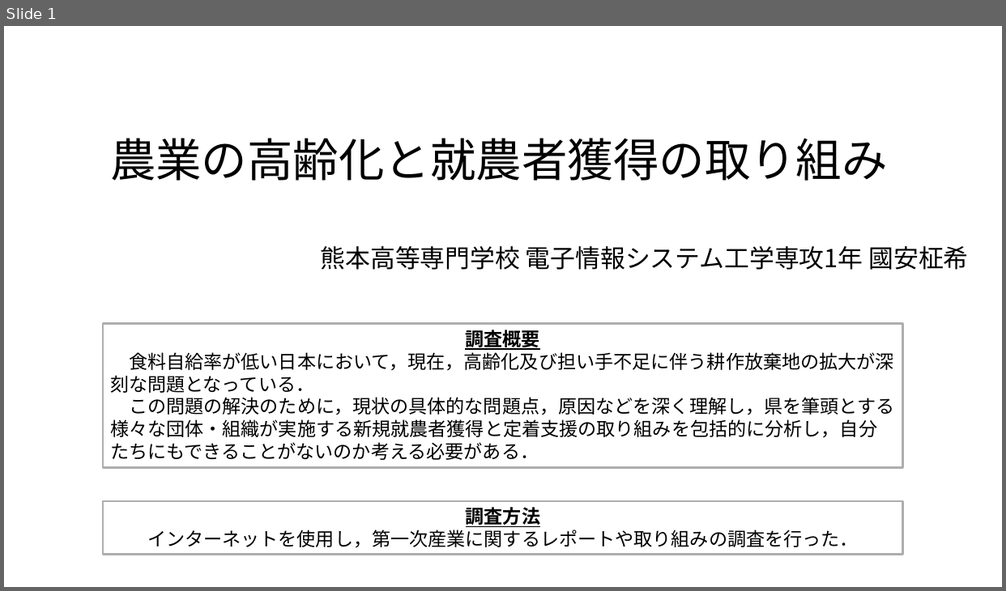
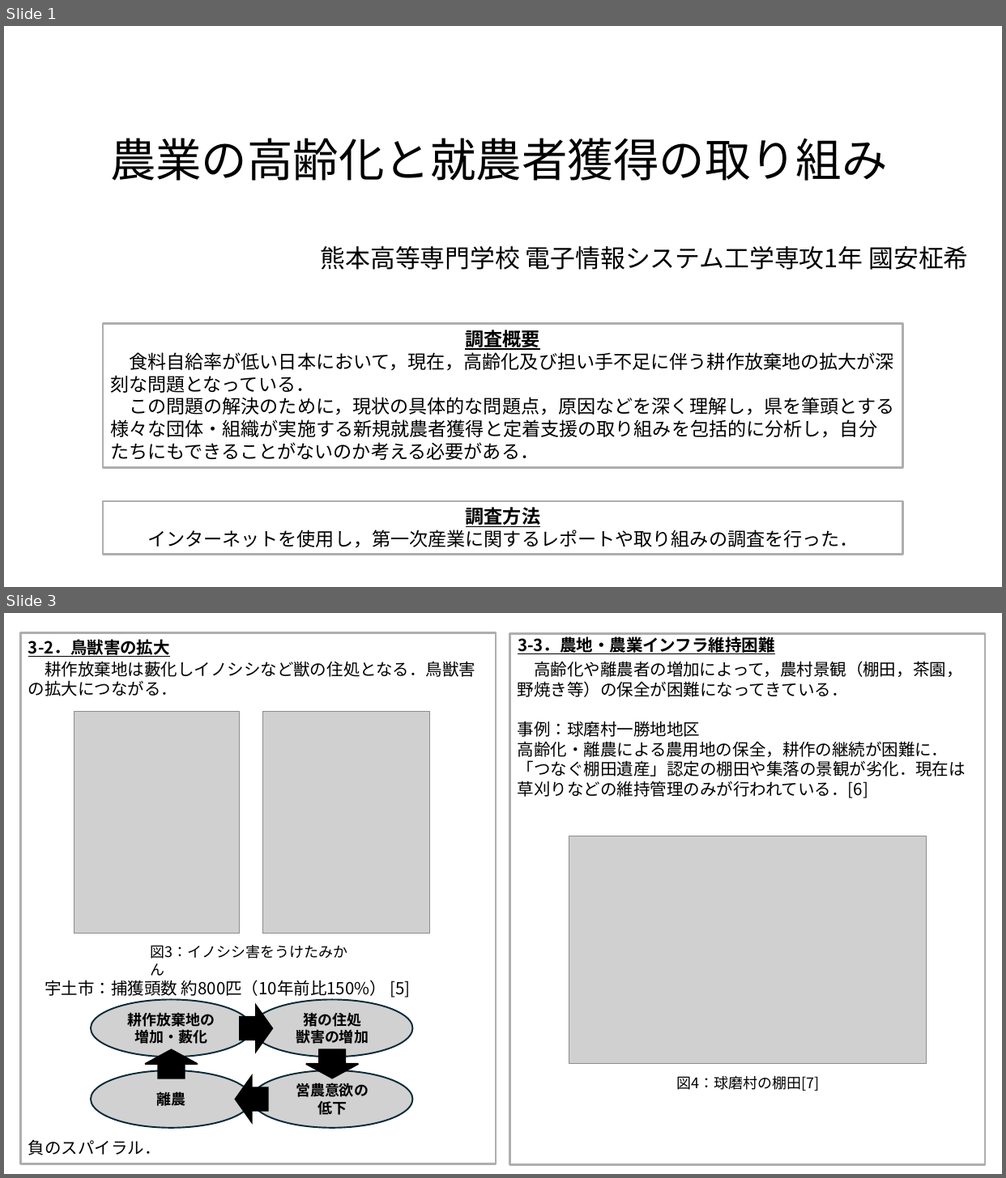
Before and after one commit to MtqRon/AE1st, a slide deck: corp_soci/企業化と社会.pptx. Shown one above the other, each under a label of ours: slide 1 before the commit, slides 1 and 3 after it; the slides between them are not shown. The pictures are 1006x591 and 1006x1178 pixels, drawn with LibreOffice and Linux fonts; fonts in the diff are those of the drawing; grey boxes stand for pictures. Boxes give left, top, right and bottom in pixels: in the first picture for what was removed or moved away, otherwise in the second. Text is boxed around its words. In the diff, an @@ line names an element or a change of style, - is before the commit and + after.

```diff
--- a/corp_soci/企業化と社会.pptx
+++ b/corp_soci/企業化と社会.pptx
@@ slide 3 added at (4,613,1002,1174), background #FFFFFF @@
@@ rectangle added at (21,632,496,1164), outline #AEAEAE 2.25 pt, 16 pt, text #000000 @@
+耕作放棄地は藪化しイノシシなど獣の住処となる．鳥獣害の拡大につながる．
+宇土市：捕獲頭数 約800匹（10年前比150%） [5]
+負のスパイラル．
@@ rectangle added at (510,633,985,1165), outline #AEAEAE 2.25 pt, 16 pt, text #000000 @@
+高齢化や離農者の増加によって，農村景観（棚田，茶園，野焼き等）の保全が困難になってきている．
+事例：球磨村一勝地地区
+高齢化・離農による農用地の保全，耕作の継続が困難に．「つなぐ棚田遺産」認定の棚田や集落の景観が劣化．現在は草刈りなどの維持管理のみが行われている．[6]
@@ text added at (518,636,775,654), 16 pt, text #000000, bold, underline @@
+3-3．農地・農業インフラ維持困難
@@ text added at (28,639,170,657), 16 pt, text #000000, bold, underline @@
+3-2．鳥獣害の拡大
@@ picture added at (74,711,240,934) @@
@@ picture added at (262,711,429,934) @@
@@ picture added at (569,836,927,1064) @@
@@ text added at (150,945,347,959), 14 pt, text #000000 @@
+図3：イノシシ害をうけたみかん
@@ ellipse added at (91,1000,252,1058), fill #D1D1D1, outline #092A39 1.5 pt, 14 pt, text #000000, bold @@
+耕作放棄地の
+増加・藪化
@@ ellipse added at (252,1000,413,1058), fill #D1D1D1, outline #092A39 1.5 pt, 14 pt, text #000000, bold @@
+猪の住処
+獣害の増加
@@ right arrow added at (240,1006,272,1052), fill #000000, outline #000000 1.5 pt @@
@@ ellipse added at (91,1071,252,1129), fill #D1D1D1, outline #092A39 1.5 pt, 14 pt, text #000000, bold @@
+離農
@@ right arrow added at (146,1050,198,1079), fill #000000, outline #000000 1.5 pt @@
@@ ellipse added at (252,1071,413,1129), fill #D1D1D1, outline #092A39 1.5 pt, 14 pt, text #000000, bold @@
+営農意欲の
+低下
@@ right arrow added at (305,1050,358,1079), fill #000000, outline #000000 1.5 pt @@
@@ right arrow added at (236,1076,267,1122), fill #000000, outline #000000 1.5 pt @@
@@ text added at (677,1076,820,1091), 14 pt, text #000000 @@
+図4：球磨村の棚田[7]
```
Also in this commit, not shown: 1 slide changed, 4 other slides added, 1 other file.
